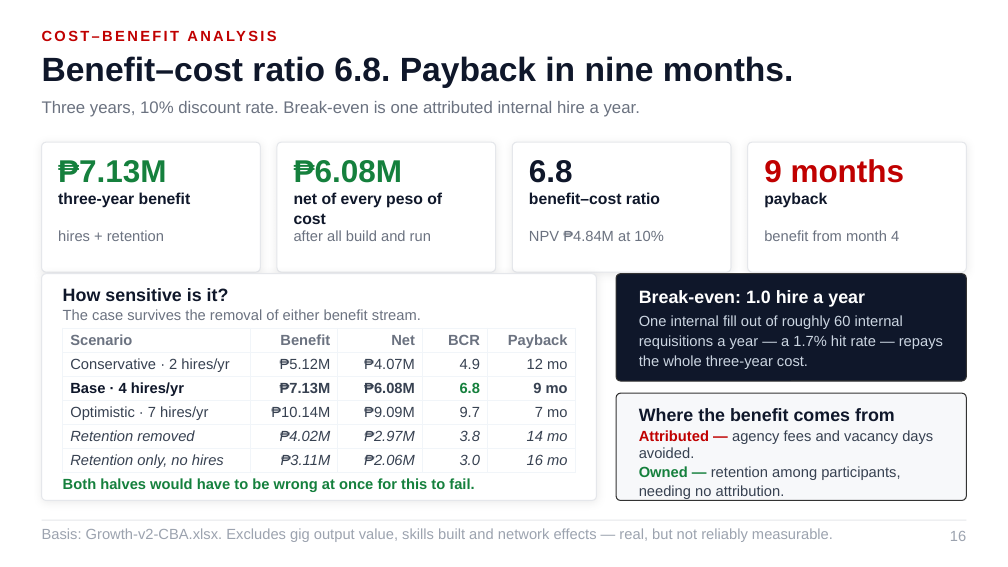
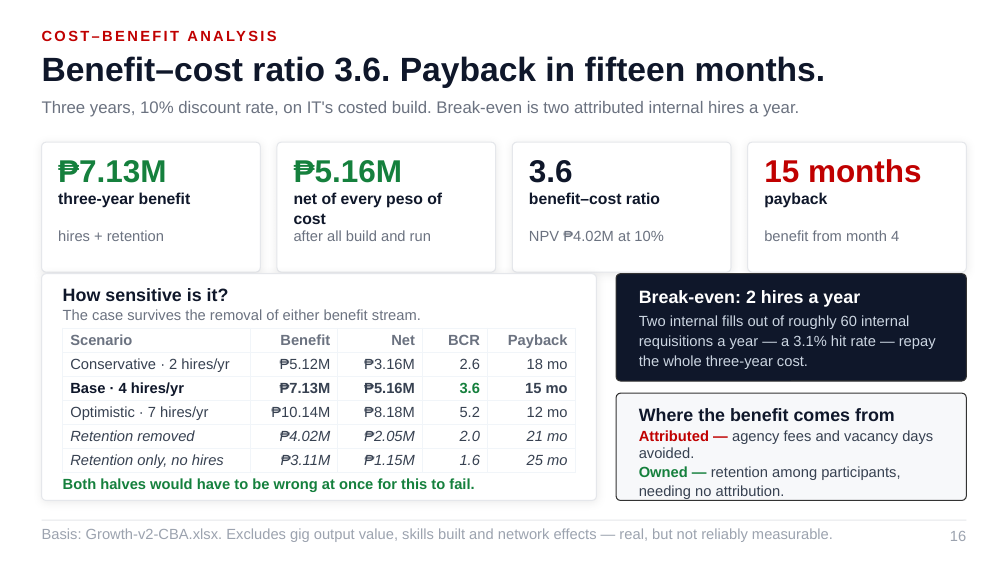
Before and after one commit to Ruffa06/Talent-Marketplace, a slide deck: slide 16 of docs/Growth_Talent_Marketplace_ALP.pptx. Drawn at 1008x567 pixels with LibreOffice and Linux fonts; fonts in the diff are those of the drawing. Boxes give left, top, right and bottom in pixels: in the first picture for what was removed or moved away, otherwise in the second. Text is boxed around its words. In the diff, an @@ line names an element or a change of style, - is before the commit and + after.

```diff
--- a/docs/Growth_Talent_Marketplace_ALP.pptx
+++ b/docs/Growth_Talent_Marketplace_ALP.pptx
@@ text at <box>42,56,826,88</box>: text changed @@
-Benefit–cost ratio 6.8. Payback in nine months.
+Benefit–cost ratio 3.6. Payback in fifteen months.
@@ text at <box>42,101,799,117</box>: text changed @@
-Three years, 10% discount rate. Break-even is one attributed internal hire a year.
+Three years, 10% discount rate, on IT's costed build. Break-even is two attributed internal hires a year.
@@ text at <box>294,160,402,183</box>: text changed @@
-₱6.08M
+₱5.16M
@@ text at <box>529,160,573,183</box>: text changed @@
-6.8
+3.6
@@ text at <box>764,159,922,183</box>: text changed @@
-9 months
+15 months
@@ text at <box>529,231,663,241</box>: text changed @@
-NPV ₱4.84M at 10%
+NPV ₱4.02M at 10%
@@ text at <box>639,290,860,307</box>: text changed @@
-Break-even: 1.0 hire a year
+Break-even: 2 hires a year
@@ table at <box>63,328,575,472</box> @@
-row 2: Conservative · 2 hires/yr | ₱5.12M | ₱4.07M | 4.9 | 12 mo
+row 2: Conservative · 2 hires/yr | ₱5.12M | ₱3.16M | 2.6 | 18 mo
-row 3: Base · 4 hires/yr | ₱7.13M | ₱6.08M | 6.8 | 9 mo
+row 3: Base · 4 hires/yr | ₱7.13M | ₱5.16M | 3.6 | 15 mo
-row 4: Optimistic · 7 hires/yr | ₱10.14M | ₱9.09M | 9.7 | 7 mo
+row 4: Optimistic · 7 hires/yr | ₱10.14M | ₱8.18M | 5.2 | 12 mo
-row 5: Retention removed | ₱4.02M | ₱2.97M | 3.8 | 14 mo
+row 5: Retention removed | ₱4.02M | ₱2.05M | 2.0 | 21 mo
-row 6: Retention only, no hires | ₱3.11M | ₱2.06M | 3.0 | 16 mo
+row 6: Retention only, no hires | ₱3.11M | ₱1.15M | 1.6 | 25 mo
@@ text at <box>639,315,936,369</box>: text changed @@
-One internal fill out of roughly 60 internal requisitions a year — a 1.7% hit rate — repays the whole three-year cost.
+Two internal fills out of roughly 60 internal requisitions a year — a 3.1% hit rate — repay the whole three-year cost.
```
Also in this commit, not shown: 13 other slides changed, 4 other files.
